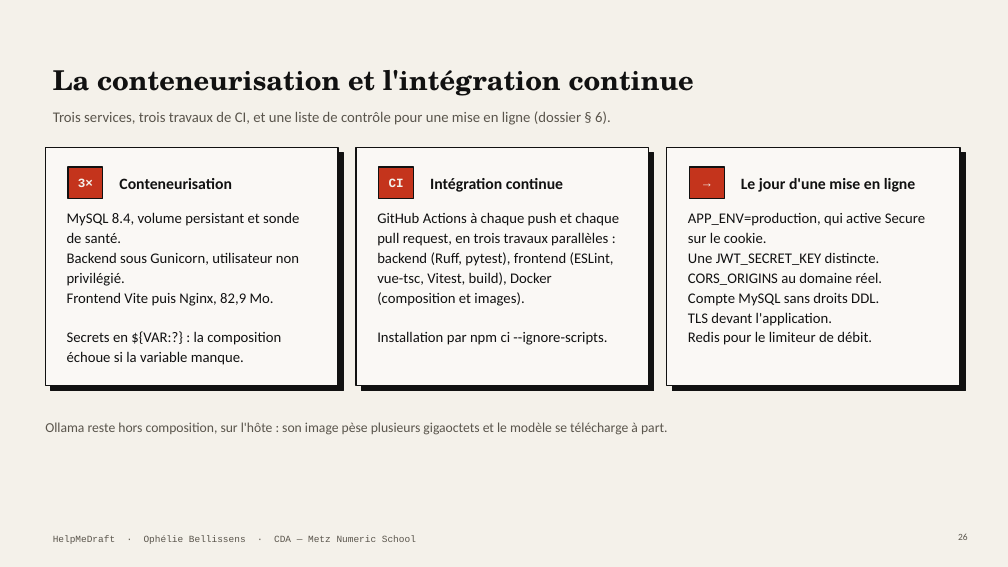
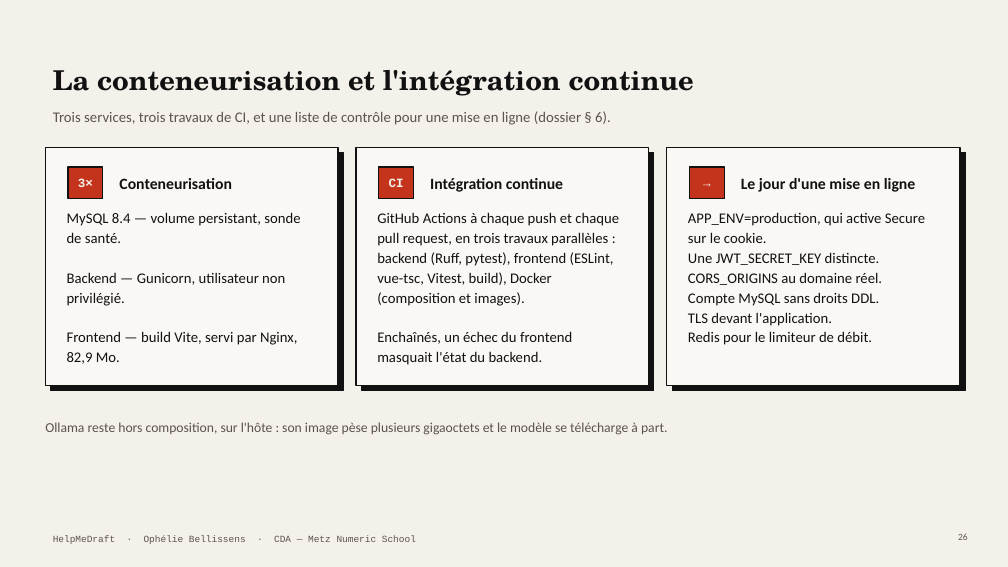
Before and after one commit to Equinoxya/HelpMeDraft---projet-fil-rouge, a slide deck: slide 26 of docs/Soutenance-HelpMeDraft.pptx. Drawn at 1008x567 pixels with LibreOffice and Linux fonts; fonts in the diff are those of the drawing. Boxes give left, top, right and bottom in pixels: in the first picture for what was removed or moved away, otherwise in the second. Text is boxed around its words. In the diff, an @@ line names an element or a change of style, - is before the commit and + after.

```diff
--- a/docs/Soutenance-HelpMeDraft.pptx
+++ b/docs/Soutenance-HelpMeDraft.pptx
@@ text at <box>67,212,300,364</box>: text changed @@
-MySQL 8.4, volume persistant et sonde de santé.
-Backend sous Gunicorn, utilisateur non privilégié.
-Frontend Vite puis Nginx, 82,9 Mo.
-Secrets en ${VAR:?} : la composition échoue si la variable manque.
+MySQL 8.4 — volume persistant, sonde de santé.
+Backend — Gunicorn, utilisateur non privilégié.
+Frontend — build Vite, servi par Nginx, 82,9 Mo.
@@ text at <box>377,331,572,365</box>: text changed @@
-Installation par npm ci --ignore-scripts.
+Enchaînés, un échec du frontend masquait l'état du backend.
```
Also in this commit, not shown: 4 other slides changed, 1 slide added, 1 slide removed, 13 other files.
